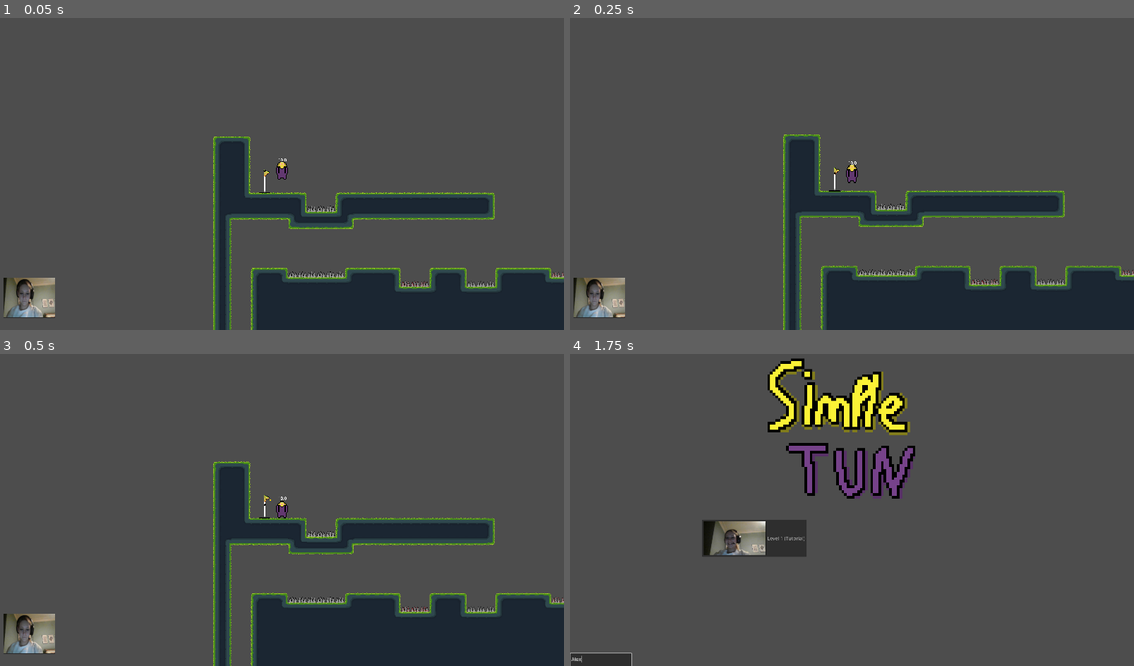
Above: before the commit, frames 1-4 (two rows, left to right).
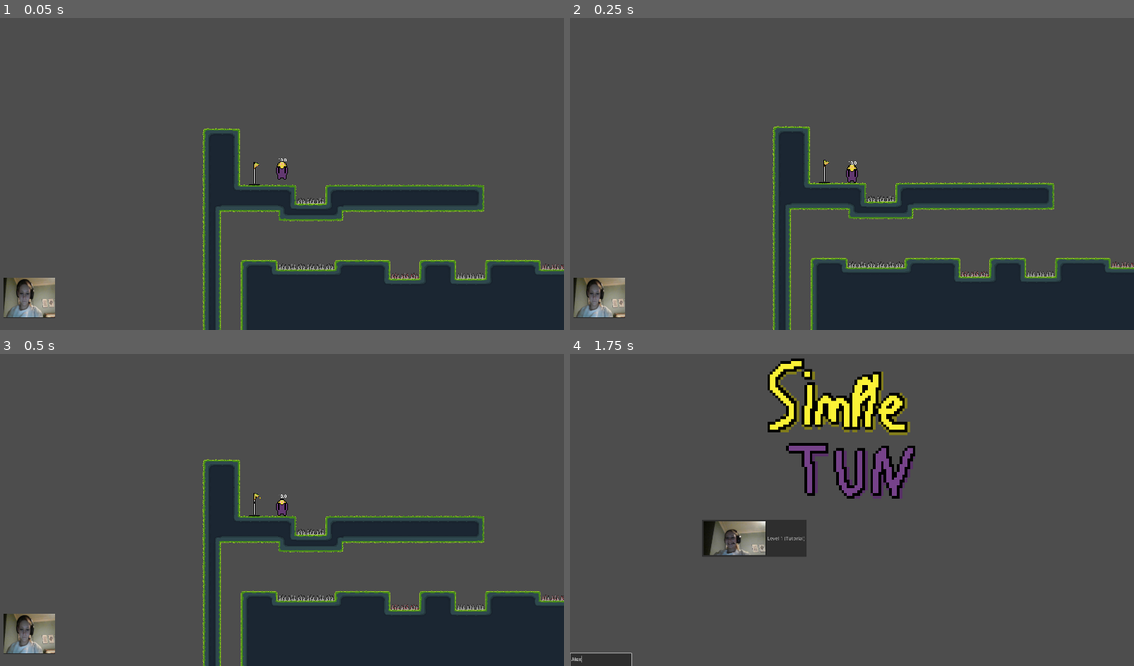
Above: after the commit, the same moments.

Repository: Flebber/Simpletun-REPO
Game: Godot game, scene res://Scenes/Levels/tutorial.tscn
Same seed, same stepped clock (60 frames per second), same inputs: the game is played once before the commit and once after it. This scene is started directly instead of the project's main scene.
Inputs (mouse positions are in pixels of both pictures, inside the frame that each line leads up to):
- Up to frame 1 (0.05 s): no input
- Up to frame 2 (0.25 s): no input
- Up to frame 3 (0.5 s): no input
- Up to frame 4 (1.75 s): click (598, 634) at 0.5 s; click (598, 659) at 1.27 s; type "Alex" at 1.35 s

The runs differ from the first frame. In frame 1, 10% of the frame differs, in the area x 35-100%, y 35-100%; in frame 2, 10%, in the area x 35-100%, y 34-100%; in frame 3, 7.6%; in frame 4, nothing differs.

Commit message:
Created Finish Point Logic, Created/Polished a GameManager Singleton, Created Modular Retry/Return buttons
huge day, formatted menu screens, instantiated death/finished menu scenes which overlays the menu screens instead of deleting current scene,  Formatted retry sprite so it is aligned to center

Diff:
--- a/Scenes/Levels/Menus/death_menu.tscn
+++ b/Scenes/Levels/Menus/death_menu.tscn
@@ -1,24 +1,22 @@
 [gd_scene format=3 uid="uid://depjp563f6b8j"]
 
 [ext_resource type="Texture2D" uid="uid://ch3otg2fuhhof" path="res://assets/sprites/Secret/smile laptop.png" id="1_6p742"]
-[ext_resource type="Script" uid="uid://cghvag12txo0t" path="res://Scripts/LevelScripts/Menus/death_menu_retry.gd" id="2_jc4gn"]
-[ext_resource type="Script" uid="uid://ghkfmr0nq1ae" path="res://Scripts/LevelScripts/Menus/death_menu_return.gd" id="3_e51c8"]
+[ext_resource type="Script" uid="uid://cghvag12txo0t" path="res://Scripts/LevelScripts/Menus/retry_button.gd" id="2_jc4gn"]
+[ext_resource type="Script" uid="uid://ghkfmr0nq1ae" path="res://Scripts/LevelScripts/Menus/return_button.gd" id="3_e51c8"]
 [ext_resource type="Texture2D" uid="uid://8557f4vpnk3q" path="res://assets/sprites/UI/retry.png" id="3_jc4gn"]
 
-[node name="DeathMenu" type="Node" unique_id=317548959]
+[node name="death_menu" type="CanvasLayer" unique_id=279124061]
 
-[node name="CanvasLayer" type="CanvasLayer" parent="." unique_id=279124061]
-
-[node name="YouDied" type="Sprite2D" parent="CanvasLayer" unique_id=1466487806]
+[node name="YouDied" type="Sprite2D" parent="." unique_id=1466487806]
 position = Vector2(960, 320)
 texture = ExtResource("1_6p742")
 
-[node name="Sprite2D" type="Sprite2D" parent="CanvasLayer" unique_id=176968345]
+[node name="Sprite2D" type="Sprite2D" parent="." unique_id=176968345]
 position = Vector2(448, 832)
 scale = Vector2(2, 2)
 texture = ExtResource("3_jc4gn")
 
-[node name="RetryButton" type="Button" parent="CanvasLayer/Sprite2D" unique_id=485867920]
+[node name="RetryButton" type="Button" parent="Sprite2D" unique_id=485867920]
 modulate = Color(1, 1, 1, 0)
 custom_minimum_size = Vector2(256, 128)
 offset_left = -64.0
@@ -28,15 +26,16 @@
 scale = Vector2(0.4970231, 0.6205172)
 text = "Retry"
 script = ExtResource("2_jc4gn")
+metadata/_edit_use_anchors_ = true
 
-[node name="MenuButton" type="Button" parent="CanvasLayer" unique_id=948646935]
+[node name="MenuButton" type="Button" parent="." unique_id=948646935]
 custom_minimum_size = Vector2(256, 128)
 offset_left = 1344.0
-offset_top = 768.0
+offset_top = 800.0
 offset_right = 1600.0
-offset_bottom = 896.0
+offset_bottom = 928.0
 text = "Return ToMenu"
 script = ExtResource("3_e51c8")
 
-[connection signal="button_down" from="CanvasLayer/Sprite2D/RetryButton" to="CanvasLayer/Sprite2D/RetryButton" method="_on_button_down"]
-[connection signal="button_down" from="CanvasLayer/MenuButton" to="CanvasLayer/MenuButton" method="_on_button_down"]
+[connection signal="button_down" from="Sprite2D/RetryButton" to="Sprite2D/RetryButton" method="_on_button_down"]
+[connection signal="button_down" from="MenuButton" to="MenuButton" method="_on_button_down"]
--- /dev/null
+++ b/Scenes/Levels/Menus/finish_menu.tscn
@@ -0,0 +1,54 @@
+[gd_scene format=3 uid="uid://dmreaawblghip"]
+
+[ext_resource type="Texture2D" uid="uid://ch3otg2fuhhof" path="res://assets/sprites/Secret/smile laptop.png" id="1_qhnhh"]
+[ext_resource type="Texture2D" uid="uid://8557f4vpnk3q" path="res://assets/sprites/UI/retry.png" id="2_6yfbd"]
+[ext_resource type="Script" uid="uid://cghvag12txo0t" path="res://Scripts/LevelScripts/Menus/retry_button.gd" id="3_t5fxg"]
+[ext_resource type="Script" uid="uid://ghkfmr0nq1ae" path="res://Scripts/LevelScripts/Menus/return_button.gd" id="4_6etty"]
+[ext_resource type="Script" uid="uid://0iev5noupyim" path="res://Scripts/LevelScripts/Menus/continue_button.gd" id="4_6yfbd"]
+
+[node name="finish_menu" type="CanvasLayer" unique_id=1755357166]
+
+[node name="YouFinished" type="Sprite2D" parent="." unique_id=1343365249]
+position = Vector2(960, 320)
+texture = ExtResource("1_qhnhh")
+
+[node name="Sprite2D" type="Sprite2D" parent="." unique_id=1453538992]
+position = Vector2(704, 864)
+scale = Vector2(2, 2)
+texture = ExtResource("2_6yfbd")
+
+[node name="RetryButton" type="Button" parent="Sprite2D" unique_id=367756151]
+modulate = Color(1, 1, 1, 0)
+custom_minimum_size = Vector2(256, 128)
+offset_left = -64.0
+offset_top = -32.0
+offset_right = 192.0
+offset_bottom = 96.0
+scale = Vector2(0.4970231, 0.6205172)
+text = "Retry"
+script = ExtResource("3_t5fxg")
+metadata/_edit_use_anchors_ = true
+
+[node name="ContinueButton" type="Button" parent="." unique_id=1258675546]
+custom_minimum_size = Vector2(256, 128)
+offset_left = 832.0
+offset_top = 544.0
+offset_right = 1088.0
+offset_bottom = 672.0
+scale = Vector2(1, 1.25)
+text = "Continue"
+script = ExtResource("4_6yfbd")
+
+[node name="MenuButton2" type="Button" parent="." unique_id=378795644]
+custom_minimum_size = Vector2(256, 128)
+offset_left = 1088.0
+offset_top = 800.0
+offset_right = 1344.0
+offset_bottom = 928.0
+scale = Vector2(1, 1.25)
+text = "Return ToMenu"
+script = ExtResource("4_6etty")
+
+[connection signal="button_down" from="Sprite2D/RetryButton" to="Sprite2D/RetryButton" method="_on_button_down"]
+[connection signal="button_down" from="ContinueButton" to="ContinueButton" method="_on_button_down"]
+[connection signal="button_down" from="MenuButton2" to="MenuButton2" method="_on_button_down"]
--- a/Scenes/Levels/test_level.tscn
+++ b/Scenes/Levels/test_level.tscn
@@ -1,7 +1,6 @@
 [gd_scene format=4 uid="uid://idwwk6luycy4"]
 
 [ext_resource type="TileSet" uid="uid://8xnkj64fgjxh" path="res://assets/sprites/Terrain/terrain_tileset.tres" id="1_2ytpj"]
-[ext_resource type="Script" uid="uid://ckbbngpeaxffu" path="res://Scripts/LevelScripts/test_level.gd" id="1_npfmg"]
 [ext_resource type="PackedScene" uid="uid://bxjadeioh7ry4" path="res://Scenes/Characters/player.tscn" id="2_db73o"]
 [ext_resource type="Texture2D" uid="uid://b2qdw57212jeu" path="res://assets/references/sonic.png" id="3_npfmg"]
 [ext_resource type="PackedScene" uid="uid://dd4i75iue25lk" path="res://Scenes/UI/UILayer.tscn" id="4_db73o"]
@@ -10,7 +9,6 @@
 [node name="Main" type="Node" unique_id=846885988]
 
 [node name="Test Level" type="Node2D" parent="." unique_id=1181596774]
-script = ExtResource("1_npfmg")
 
 [node name="TextEdit" type="TextEdit" parent="Test Level" unique_id=1032231449]
 unique_name_in_owner = true
--- a/Scenes/Levels/tutorial.tscn
+++ b/Scenes/Levels/tutorial.tscn
@@ -20,7 +20,8 @@
 texture = ExtResource("4_fenkg")
 
 [node name="Player" parent="Tutorial" unique_id=1000896276 instance=ExtResource("3_l7elp")]
-position = Vector2(491, 5)
+unique_name_in_owner = true
+position = Vector2(526, 32)
 
 [node name="TileMapLayer" type="TileMapLayer" parent="Tutorial" unique_id=1826624660]
 texture_filter = 1
--- a/Scenes/UI/UILayer.tscn
+++ b/Scenes/UI/UILayer.tscn
@@ -1,7 +1,7 @@
 [gd_scene format=3 uid="uid://dd4i75iue25lk"]
 
 [ext_resource type="Texture2D" uid="uid://bryjwytqe1t12" path="res://assets/sprites/Secret/sad laptop.png" id="1_olk0k"]
-[ext_resource type="Script" uid="uid://ec3wjmbd00ix" path="res://Scripts/LevelScripts/Menus/menu_button.gd" id="2_axik5"]
+[ext_resource type="Script" uid="uid://ghkfmr0nq1ae" path="res://Scripts/LevelScripts/Menus/return_button.gd" id="2_axik5"]
 
 [sub_resource type="StyleBoxFlat" id="StyleBoxFlat_db73o"]
 draw_center = false
@@ -21,5 +21,3 @@
 scale = Vector2(79.58975, 49.290005)
 theme_override_styles/normal = SubResource("StyleBoxFlat_db73o")
 script = ExtResource("2_axik5")
-
-[connection signal="button_down" from="MenuButtonSprite/MenuButton" to="MenuButtonSprite/MenuButton" method="_on_button_down"]
--- /dev/null
+++ b/Scripts/Base Systems/GameManager.gd
@@ -0,0 +1,4 @@
+extends Node
+
+signal level_finished
+signal player_dead
--- a/Scripts/Base Systems/health.gd
+++ b/Scripts/Base Systems/health.gd
@@ -8,7 +8,6 @@
 
 # Death Flag/Signal
 var is_dead : bool = false
-signal dead
 
 # Modular option to display current health
 @export var display_health : bool = false
@@ -29,7 +28,7 @@
 	if current_health <= 0 and !is_dead:
 		#Death Flag
 		is_dead = true
-		dead.emit()
+		GameManager.player_dead.emit()
 
 # Heal the body that calls this function
 func heal(amount):
--- /dev/null
+++ b/Scripts/LevelScripts/Menus/continue_button.gd
@@ -0,0 +1,8 @@
+extends Button
+
+func _ready() -> void:
+	button_down.connect(continue_pressed)
+
+func continue_pressed():
+	print("CONTINUE Pressed")
+	#print(SceneManagerNode.scene_select(SceneManagerNode.levels[]))
--- a/Scripts/LevelScripts/Menus/death_menu_retry.gd
+++ /dev/null
@@ -1,6 +0,0 @@
-extends Button
-
-
-
-func _on_button_down() -> void:
-	SceneManagerNode.scene_select(SceneManagerNode.previous_scene)
--- a/Scripts/LevelScripts/Menus/death_menu_return.gd
+++ /dev/null
@@ -1,5 +0,0 @@
-extends Button
-
-
-func _on_button_down() -> void:
-	SceneManagerNode.scene_select(SceneManagerNode.menu_levels["Menu"])
--- a/Scripts/LevelScripts/Menus/menu_button.gd
+++ /dev/null
@@ -1,5 +0,0 @@
-extends Button
-
-# Loads the menu no matter the current scene
-func _on_button_down() -> void:
-	SceneManagerNode.scene_select(SceneManagerNode.menu_levels["Menu"])
--- /dev/null
+++ b/Scripts/LevelScripts/Menus/retry_button.gd
@@ -0,0 +1,12 @@
+extends Button
+
+
+
+func _ready() -> void:
+	button_down.connect(retry_pressed)
+
+
+func retry_pressed() -> void:
+	if SceneManagerNode.previous_scene == null:
+		SceneManagerNode.scene_select(SceneManagerNode.current_scene)
+	SceneManagerNode.scene_select(SceneManagerNode.previous_scene)
--- /dev/null
+++ b/Scripts/LevelScripts/Menus/return_button.gd
@@ -0,0 +1,7 @@
+extends Button
+
+func _ready() -> void:
+	button_down.connect(return_pressed)
+
+func return_pressed() -> void:
+	SceneManagerNode.scene_select(SceneManagerNode.menu_levels["Menu"])
--- a/Scripts/LevelScripts/Points/end_point.gd
+++ b/Scripts/LevelScripts/Points/end_point.gd
@@ -4,9 +4,11 @@
 @export var point_manager: PointManager
 @export var point: Area2D
 
-
 @export var point_anim_player: AnimationPlayer
 
+@onready var finish_menu : PackedScene = SceneManagerNode.menu_levels["Finish Menu"]
+
+var finish_reached : bool = false
 
 func _ready() -> void:
 	point_manager.collision_check = collision_check
@@ -21,4 +23,8 @@
 func end_point_reached(emitted_point):
 	if emitted_point == point:
 		print("end touched")
-		SceneManagerNode.scene_select(SceneManagerNode.menu_levels["Menu"])
+
+	GameManager.level_finished.emit()
+
+	var finmen_instance = finish_menu.instantiate()
+	add_child(finmen_instance)
--- a/Scripts/LevelScripts/level_code.gd
+++ b/Scripts/LevelScripts/level_code.gd
@@ -1,5 +1,5 @@
 extends TextEdit
 
-func _process(delta: float) -> void:
+func _process(_delta: float) -> void:
 	if text == "test":
 		SceneManagerNode.scene_select(SceneManagerNode.menu_levels["Test"])
--- a/Scripts/LevelScripts/scene_manager.gd
+++ b/Scripts/LevelScripts/scene_manager.gd
@@ -2,21 +2,27 @@
 
 var previous_scene : PackedScene
 var current_scene : PackedScene
+
 
 # Assign Levels To Dicitonary Variables
 var levels : Dictionary[String, PackedScene] = {
 	"Level 1 (Tutorial)": load("res://Scenes/Levels/tutorial.tscn"),
 }
 
+# Assign Menu levels to seperate dicitonary
 var menu_levels : Dictionary[String, PackedScene] = {
+	"Test":  load("res://Scenes/Levels/test_level.tscn"),
 	"Menu": load("res://Scenes/Levels/Menus/menu.tscn"),
 	"Death Menu": load("res://Scenes/Levels/Menus/death_menu.tscn"),
-	"Test":  load("res://Scenes/Levels/test_level.tscn"),
+	"Finish Menu": load("res://Scenes/Levels/Menus/finish_menu.tscn"),
 }
 
+# Global function to change current scene to the specified (scene), Also tracks last/current scene
 func scene_select(scene : PackedScene):
 	previous_scene = current_scene
 	current_scene = scene
+
+
 
 	await get_tree().process_frame
 	get_tree().change_scene_to_packed(scene)
--- a/Scripts/LevelScripts/test_level.gd
+++ /dev/null
@@ -1,5 +0,0 @@
-extends Node2D
-#region Player Data (jump lentgh etc.)
-
-
-#endregion
--- a/Scripts/player/animation_manager.gd
+++ b/Scripts/player/animation_manager.gd
@@ -23,7 +23,7 @@
 		print("no health for animation manager")
 		return
 
-	health.dead.connect(dead_animation)
+	GameManager.player_dead.connect(dead_animation)
 
 func _process(_delta: float) -> void:
 	# Death Flag
--- a/Scripts/player/movement.gd
+++ b/Scripts/player/movement.gd
@@ -8,6 +8,8 @@
 # Empty variables for Parent to assign
 var input_manager : InputManager
 var health : Health
+
+var can_move : bool = true
 
 # Changeable Movement Properties
 @export var speed : float = 200
@@ -21,12 +23,18 @@
 		print("no input_manager for movement")
 		return
 	input_manager.jump_pressed.connect(_is_jump_pressed)
+	GameManager.level_finished.connect(can_move_check)
+	GameManager.player_dead.connect(can_move_check)
+
+func can_move_check():
+	can_move = false
 
 #region Movement
 
 func _physics_process(delta: float):
-	if health.is_dead:
+	if !can_move:
 		return
+
 	# Assign the Inputted Direction from input_manager
 	var xdir = input_manager.get_move_vector()
 
--- a/Scripts/player/player.gd
+++ b/Scripts/player/player.gd
@@ -7,6 +7,10 @@
 @export var input_manager : InputManager
 @export var health : Health
 @onready var label: Label = $Label
+
+@onready var death_menu : PackedScene = SceneManagerNode.menu_levels["Death Menu"]
+
+
 
 # Visual Systems
 @export var animation_manager : PlayerAnimationManager
@@ -21,6 +25,7 @@
 	movement.input_manager = input_manager
 	movement.health = health
 
+
 	#Animation_manager.gd
 	animation_manager.input_manager  = input_manager
 	animation_manager.anim = animation_player
@@ -31,13 +36,15 @@
 	movement.setup()
 	animation_manager.setup()
 
-	health.dead.connect(death_menu_on)
+	GameManager.player_dead.connect(death_menu_on)
 
 	# Set Players' sprite to sprite_texture ( Allows for easy change )
 	sprite.texture = sprite_texture
 
 
 func death_menu_on():
+	await get_tree().create_timer(2).timeout
 
-	await get_tree().create_timer(3).timeout
-	SceneManagerNode.scene_select(SceneManagerNode.menu_levels["Death Menu"])
+
+	var deathmen_instance = death_menu.instantiate()
+	add_child(deathmen_instance)
--- a/project.godot
+++ b/project.godot
@@ -18,6 +18,7 @@
 [autoload]
 
 SceneManagerNode="*uid://dfxxemuy3kpgb"
+GameManager="*uid://dup5khvaff85e"
 
 [display]
 
Not shown, added: Scripts/Base Systems/GameManager.gd.uid
Not shown, added: Scripts/LevelScripts/Menus/continue_button.gd.uid
Not shown, removed: Scripts/LevelScripts/Menus/menu_button.gd.uid
Renamed: Scripts/LevelScripts/Menus/death_menu_retry.gd.uid -> Scripts/LevelScripts/Menus/retry_button.gd.uid
Renamed: Scripts/LevelScripts/Menus/death_menu_return.gd.uid -> Scripts/LevelScripts/Menus/return_button.gd.uid
Not shown, removed: Scripts/LevelScripts/test_level.gd.uid
Binary file added: assets/palettes/simpletuncolours.aseprite
Binary file changed: assets/sprites/UI/retry.aseprite
Binary file changed: assets/sprites/UI/retry.png
Not shown, added: Scenes/Levels/Menus/finish_menu.tscn9732344901.tmp
